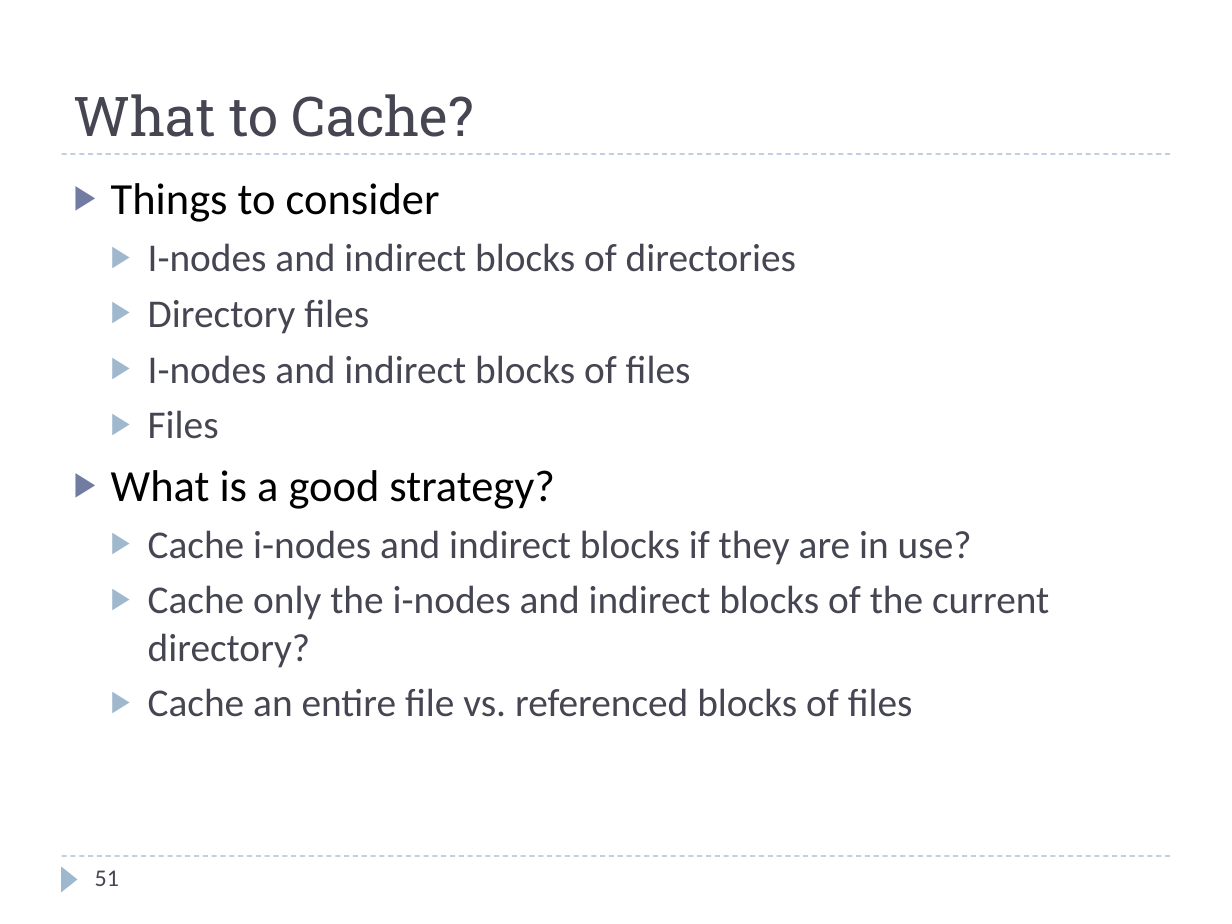
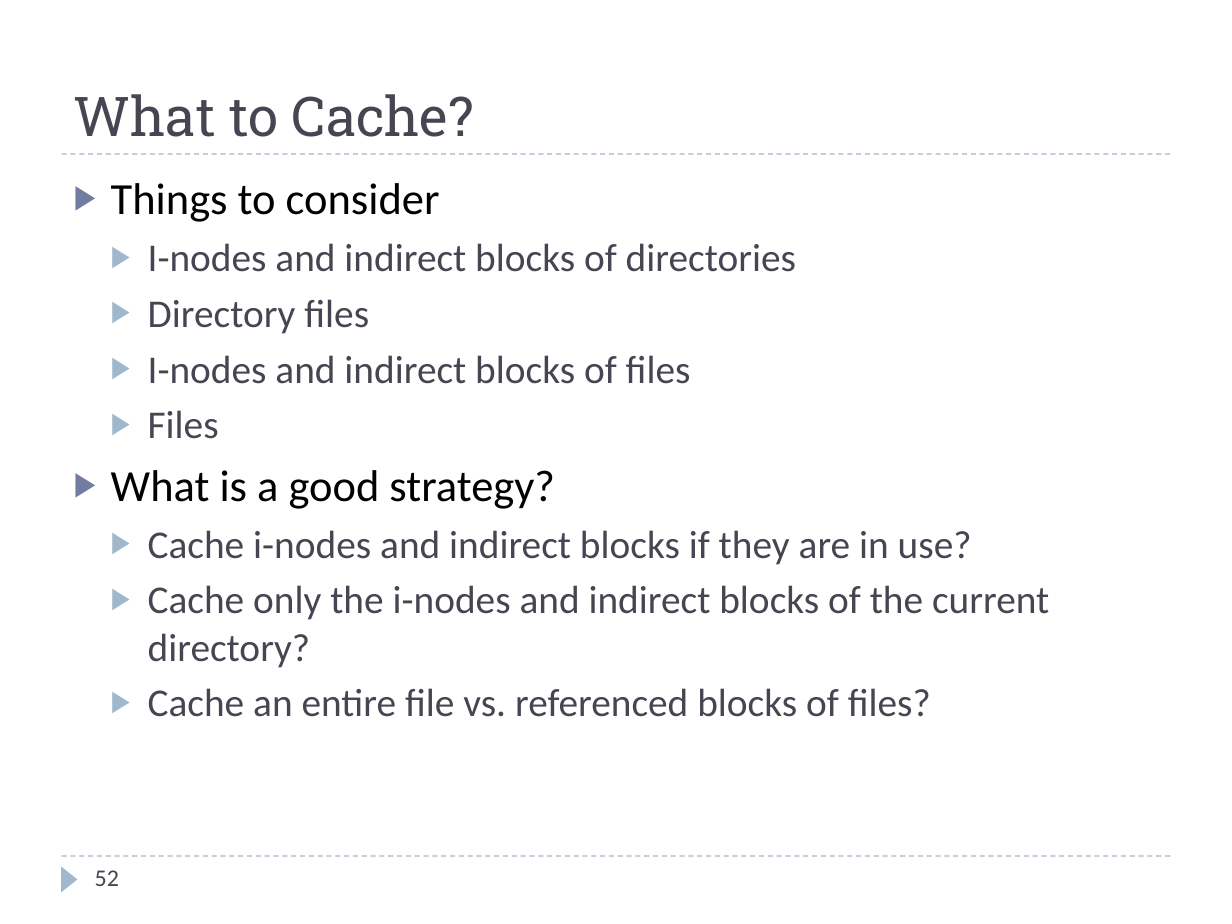
Before and after one commit to uit-inf-2201-s17/uit-inf-2201-s17.github.io, a slide deck: slide 52 of lectures/20 - File Systems.pptx (slide 51 before the commit). Drawn at 1232x924 pixels with LibreOffice and Linux fonts; fonts in the diff are those of the drawing. Boxes give left, top, right and bottom in pixels: in the first picture for what was removed or moved away, otherwise in the second. Text is boxed around its words. In the diff, an @@ line names an element or a change of style, - is before the commit and + after.

```diff
--- a/lectures/20 - File Systems.pptx
+++ b/lectures/20 - File Systems.pptx
@@ text at [148,688,931,717]: text changed @@
-  ▶ Cache an entire file vs. referenced blocks of files
+  ▶ Cache an entire file vs. referenced blocks of files?
@@ page number at [95,870,119,886]: text changed @@
-51
+52
```
Also in this commit, not shown: 4 other slides changed, 1 slide added, 1 other file.
